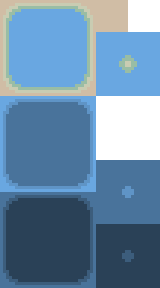
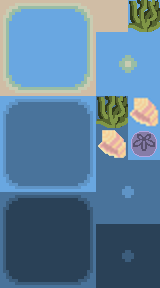
The second w=160, h=288 image is a revision of the first. Changes to its layers:
painted on "Background" over [96, 0, 160, 160]
